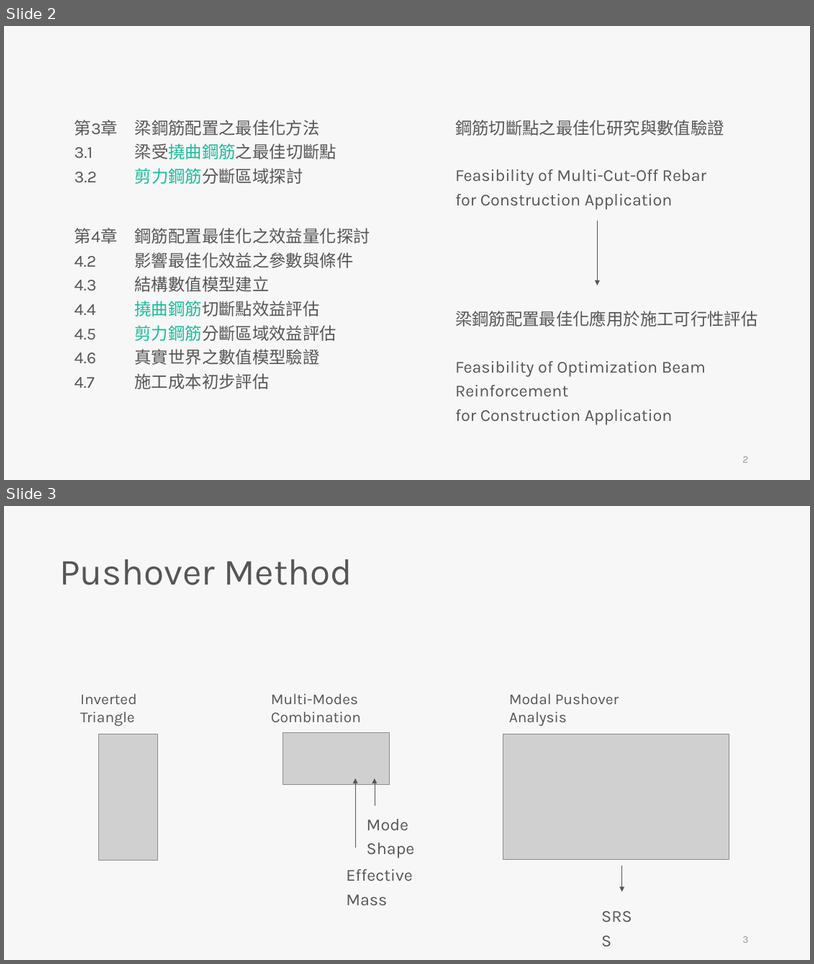
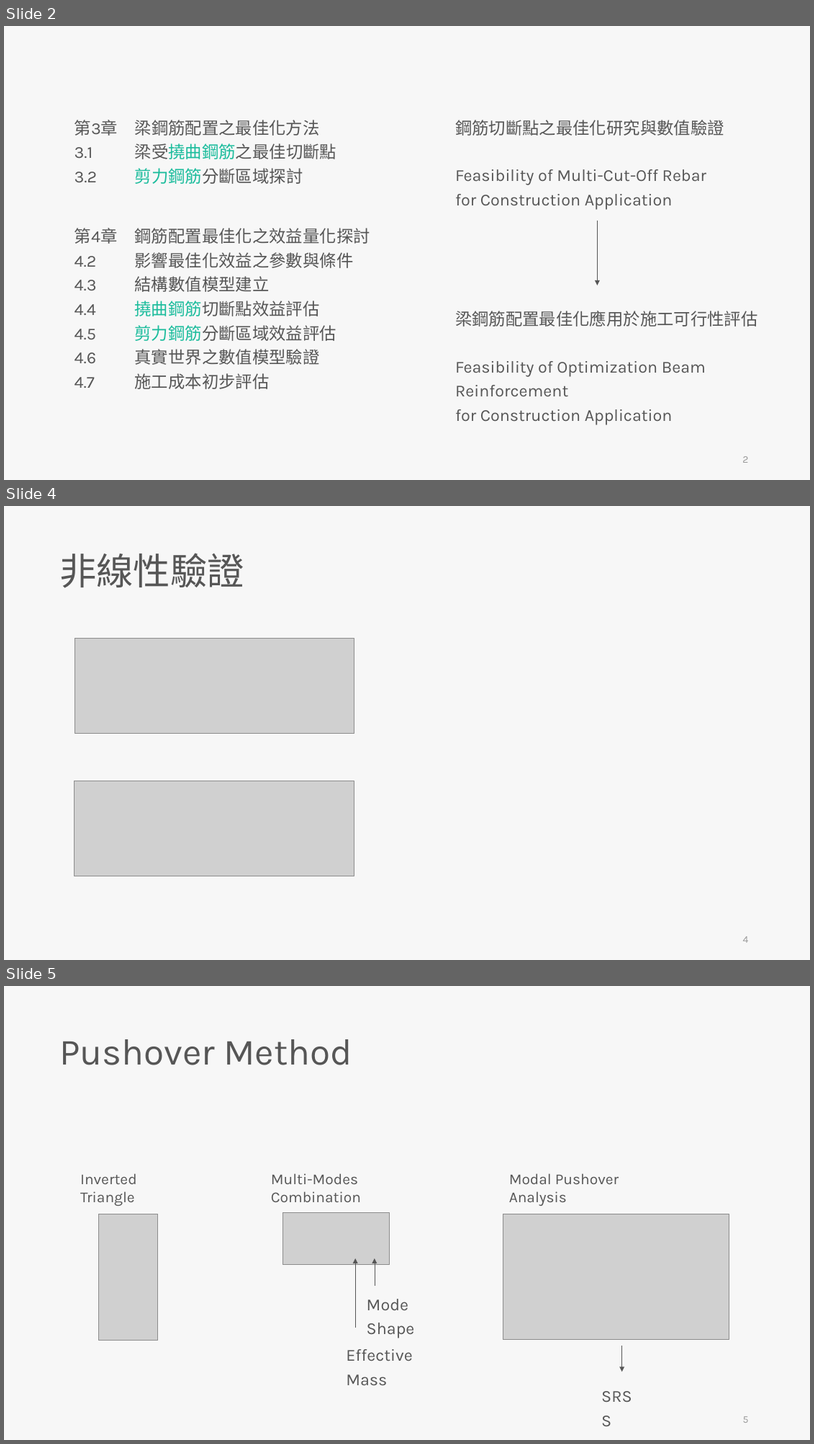
Before and after one commit to skyran1278/thesis, a slide deck: Meeting/20190531 Meeting/20190531 Meeting.pptx. Shown one above the other, each under a label of ours: slides 2 and 3 before the commit, slides 2, 4 and 5 after it; the slides between them are not shown. The pictures are 814x964 and 814x1444 pixels, drawn with LibreOffice and Linux fonts; fonts in the diff are those of the drawing; grey boxes stand for pictures. Boxes give left, top, right and bottom in pixels: in the first picture for what was removed or moved away, otherwise in the second. Text is boxed around its words. In the diff, an @@ line names an element or a change of style, - is before the commit and + after.

```diff
--- a/Meeting/20190531 Meeting/20190531 Meeting.pptx
+++ b/Meeting/20190531 Meeting/20190531 Meeting.pptx
@@ slide 4 added at <box>4,506,810,960</box>, background #F7F7F7 @@
@@ text added at <box>59,553,244,588</box>, 44 pt, text #565656 @@
+非線性驗證
@@ picture added at <box>75,638,354,733</box> @@
@@ picture added at <box>74,780,354,875</box> @@
@@ page number added at <box>743,936,749,942</box>, 12 pt, text #9A9A9A @@
+4
@@ what was slide 3 is now slide 5 @@
```
Also in this commit, not shown: 2 other slides added, 1 slide removed, 1 other file.
